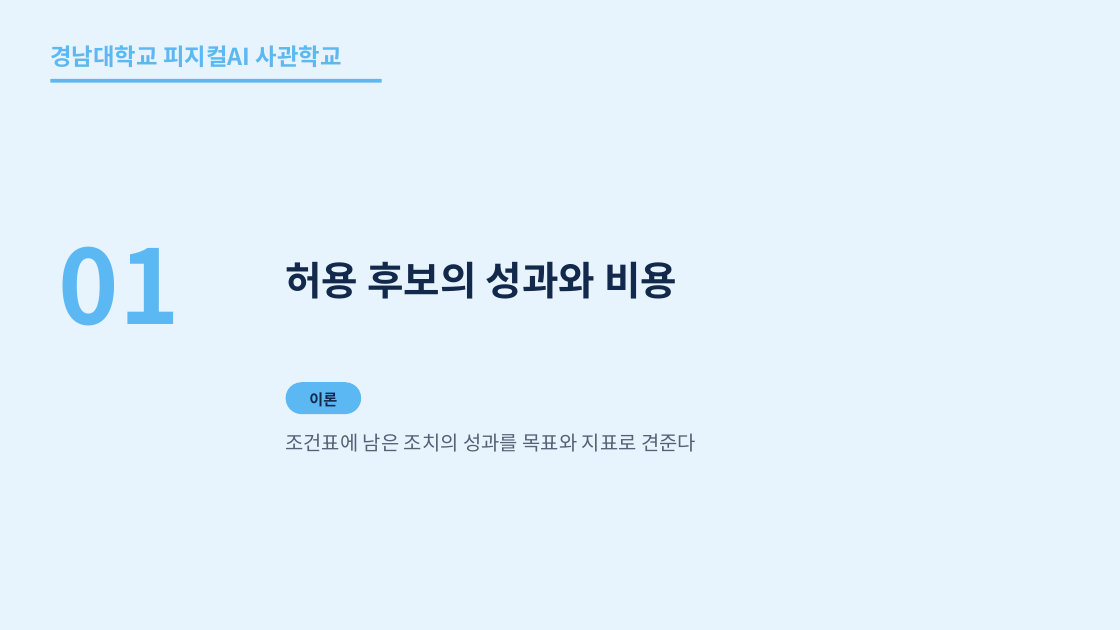
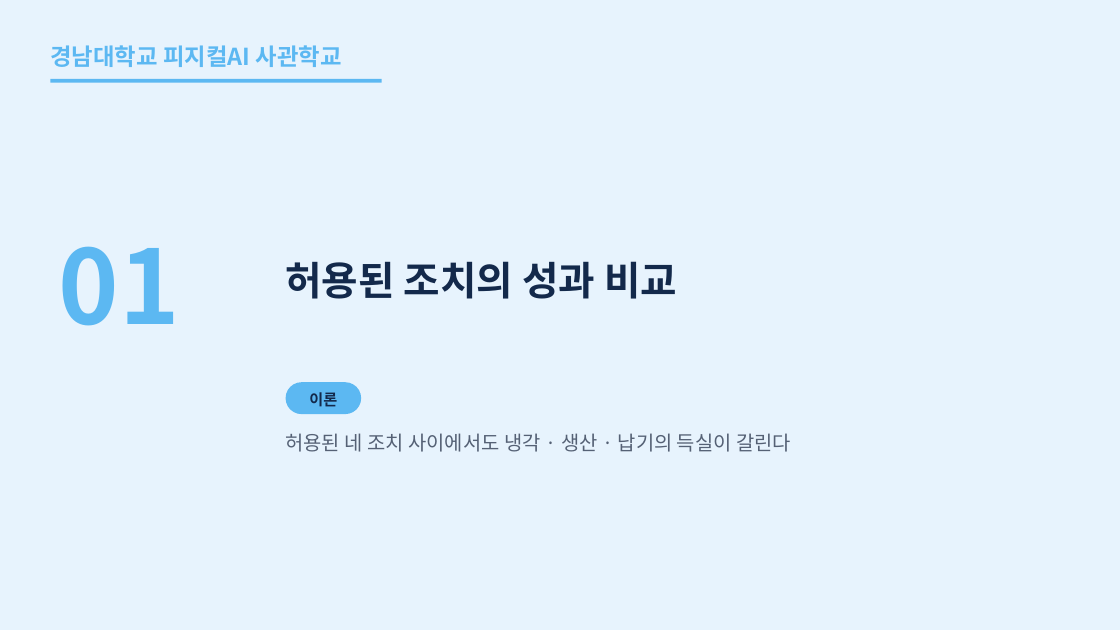
Before and after one commit to uengine-oss/hyd-iot-edu, a slide deck: slide 4 of workspace/강의제작/산출물/실전반/이론_오프라인/03회차/실전반_오프라인_03회차.pptx. Drawn at 1120x630 pixels with LibreOffice and Linux fonts; fonts in the diff are those of the drawing. Boxes give left, top, right and bottom in pixels: in the first picture for what was removed or moved away, otherwise in the second. Text is boxed around its words. In the diff, an @@ line names an element or a change of style, - is before the commit and + after.

```diff
--- a/workspace/강의제작/산출물/실전반/이론_오프라인/03회차/실전반_오프라인_03회차.pptx
+++ b/workspace/강의제작/산출물/실전반/이론_오프라인/03회차/실전반_오프라인_03회차.pptx
@@ text at bbox=[285, 261, 677, 299]: text changed @@
-허용 후보의 성과와 비용
+허용된 조치의 성과 비교
@@ text at bbox=[285, 433, 791, 452]: text changed @@
-조건표에 남은 조치의 성과를 목표와 지표로 견준다
+허용된 네 조치 사이에서도 냉각 · 생산 · 납기의 득실이 갈린다
```
Also in this commit, not shown: 13 other slides changed, 54 slides added, 25 slides removed, 11 other files.
